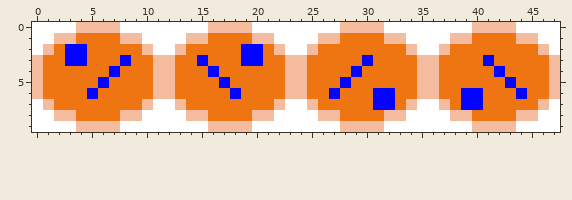
File history of a pixel-art sprite, assets/barrel.png. Above: the version before the commit.
The file is 48x10 pixels.
New version:
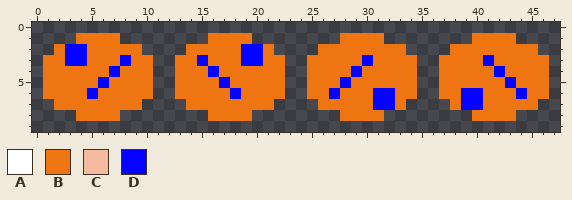
Palette (. is transparent): A #ffffff  B #ee7511  C #f5bb9f  D #0303ff
Diff:
@@ x 0..47 @@
- 0 AAAACCCCAAAAAAAACCCCAAAAAAAACCCCAAAAAAAACCCCAAAA
- 1 AACCBBBBCCAAAACCBBBBCCAAAACCBBBBCCAAAACCBBBBCCAA
- 2 ACBDDBBBBBCAACBBBBBDDBCAACBBBBBBBBCAACBBBBBBBBCA
- 3 CBBDDBBBDBBCCBBDBBBDDBBCCBBBBBDBBBBCCBBBBDBBBBBC
- 4 CBBBBBBDBBBCCBBBDBBBBBBCCBBBBDBBBBBCCBBBBBDBBBBC
- 5 CBBBBBDBBBBCCBBBBDBBBBBCCBBBDBBBBBBCCBBBBBBDBBBC
- 6 CBBBBDBBBBBCCBBBBBDBBBBCCBBDBBBDDBBCCBBDDBBBDBBC
- 7 ACBBBBBBBBCAACBBBBBBBBCAACBBBBBDDBCAACBDDBBBBBCA
- 8 AACCBBBBCCAAAACCBBBBCCAAAACCBBBBCCAAAACCBBBBCCAA
- 9 AAAACCCCAAAAAAAACCCCAAAAAAAACCCCAAAAAAAACCCCAAAA
+ 0 ................................................
+ 1 ....BBBB........BBBB........BBBB........BBBB....
+ 2 ..BDDBBBBB....BBBBBDDB....BBBBBBBB....BBBBBBBB..
+ 3 .BBDDBBBDBB..BBDBBBDDBB..BBBBBDBBBB..BBBBDBBBBB.
+ 4 .BBBBBBDBBB..BBBDBBBBBB..BBBBDBBBBB..BBBBBDBBBB.
+ 5 .BBBBBDBBBB..BBBBDBBBBB..BBBDBBBBBB..BBBBBBDBBB.
+ 6 .BBBBDBBBBB..BBBBBDBBBB..BBDBBBDDBB..BBDDBBBDBB.
+ 7 ..BBBBBBBB....BBBBBBBB....BBBBBDDB....BDDBBBBB..
+ 8 ....BBBB........BBBB........BBBB........BBBB....
+ 9 ................................................
